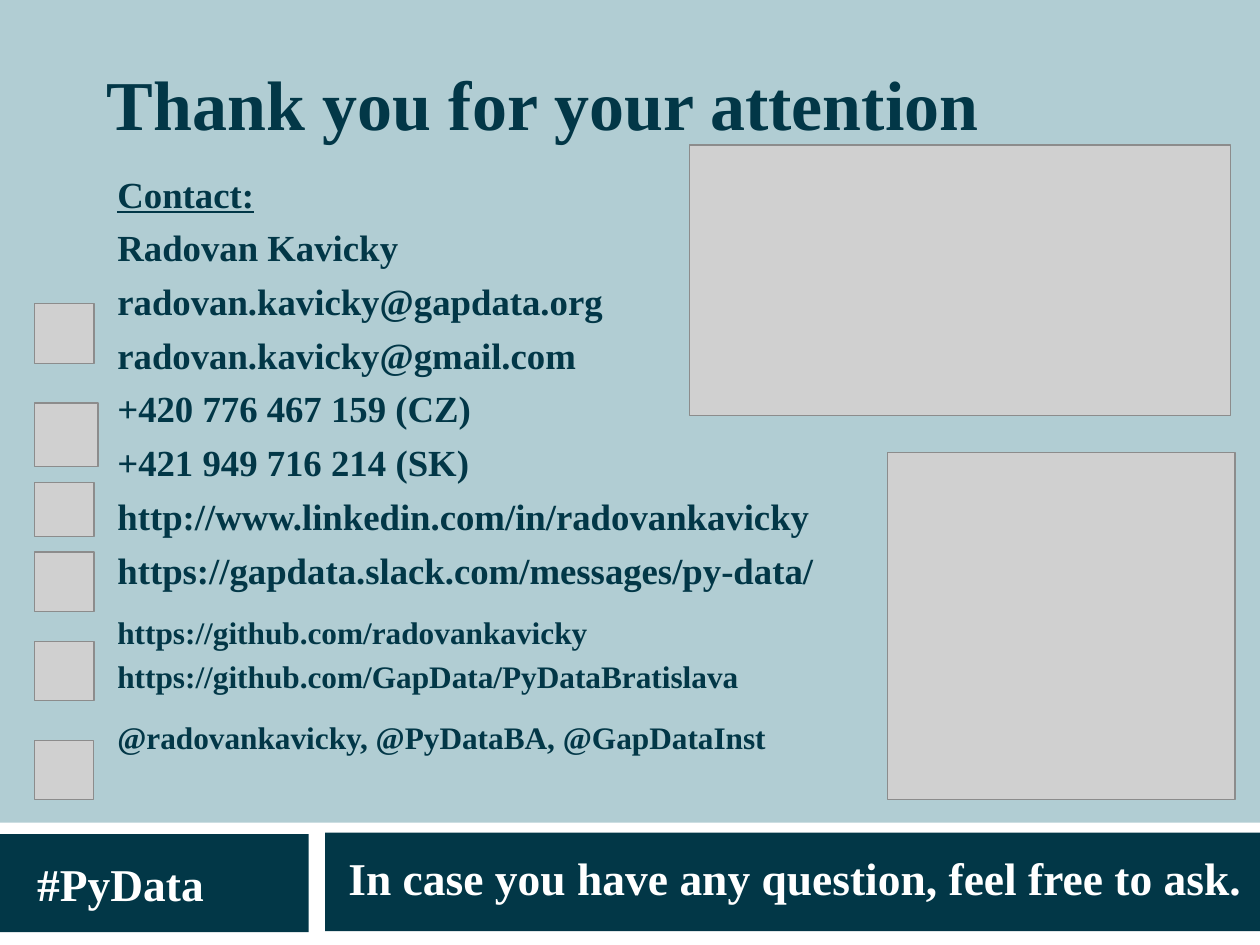
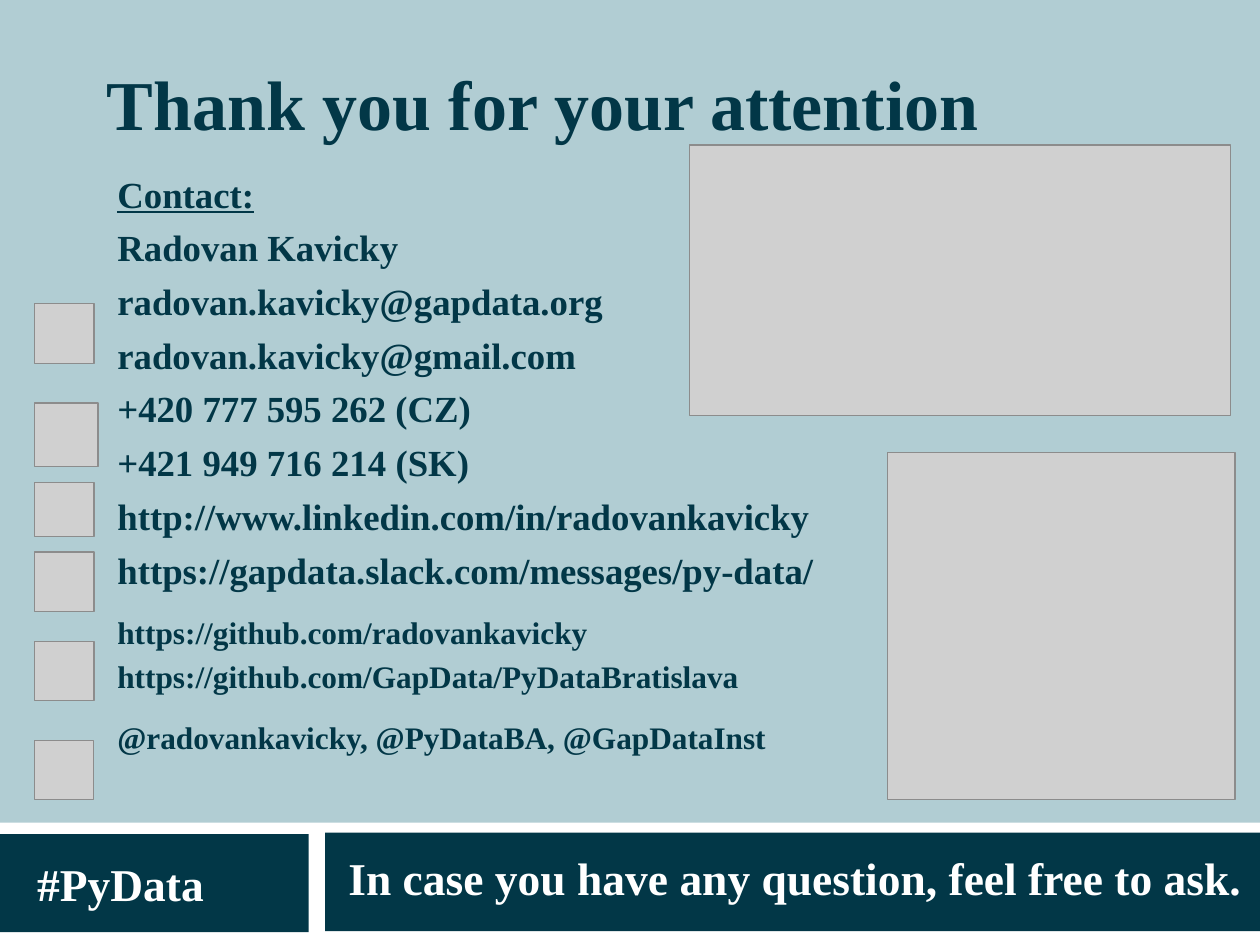
Before and after one commit to radovankavicky/PyDataBerlin2017, a slide deck: slide 18 of present/pydata2017berlin_datascience_final.ppt (slide 11 before the commit). Drawn at 1260x945 pixels with LibreOffice and Linux fonts; fonts in the diff are those of the drawing; grey boxes stand for pictures. Boxes give left, top, right and bottom in pixels: in the first picture for what was removed or moved away, otherwise in the second. Text is boxed around its words. In the diff, an @@ line names an element or a change of style, - is before the commit and + after.

```diff
--- a/present/pydata2017berlin_datascience_final.ppt
+++ b/present/pydata2017berlin_datascience_final.ppt
@@ text at [117, 397, 471, 430]: text changed @@
-  +420 776 467 159 (CZ)
+  +420 777 595 262 (CZ)
```
Also in this commit, not shown: 3 other slides changed, 14 slides added, 7 slides removed, 2 other files.
